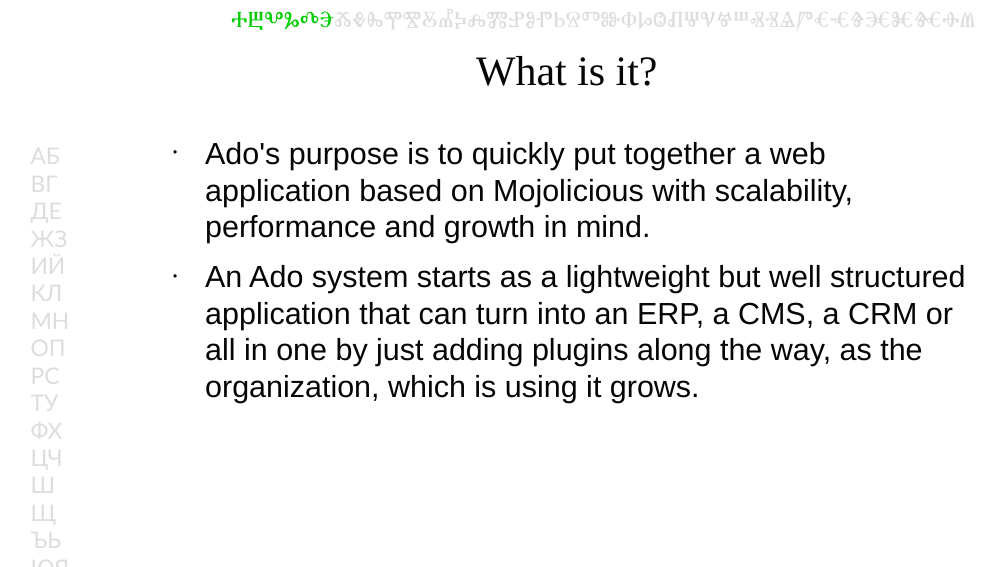
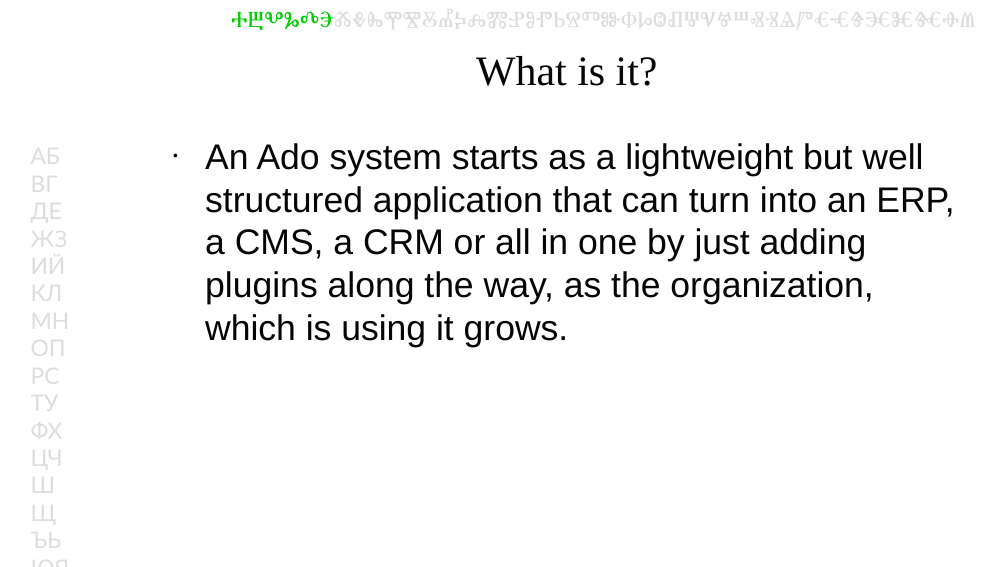
Before and after one commit to kberov/Ado-YAPC-EU-talk, a slide deck: slide 5 of Ado-YAPC-EU-2014.odp (slide 4 before the commit). Drawn at 1008x567 pixels with LibreOffice and Linux fonts; fonts in the diff are those of the drawing; background and template pictures are left out. Boxes give left, top, right and bottom in pixels: in the first picture for what was removed or moved away, otherwise in the second. Text is boxed around its words. In the diff, an @@ line names an element or a change of style, - is before the commit and + after.

Commit message:
splitted some slides in multiple slides with less text and added "generate crud"

```diff
--- a/Ado-YAPC-EU-2014.odp
+++ b/Ado-YAPC-EU-2014.odp
@@ text "An Ado system starts as ..." at [205,143,954,347]: size 24 to 28 pt @@
@@ text at [205,142,853,243]: paragraph removed @@
-● Ado's purpose is to quickly put together a web application based on Mojolicious with scalability, performance and growth in mind.
```
Also in this commit, not shown: 10 other slides changed, 6 slides added.
